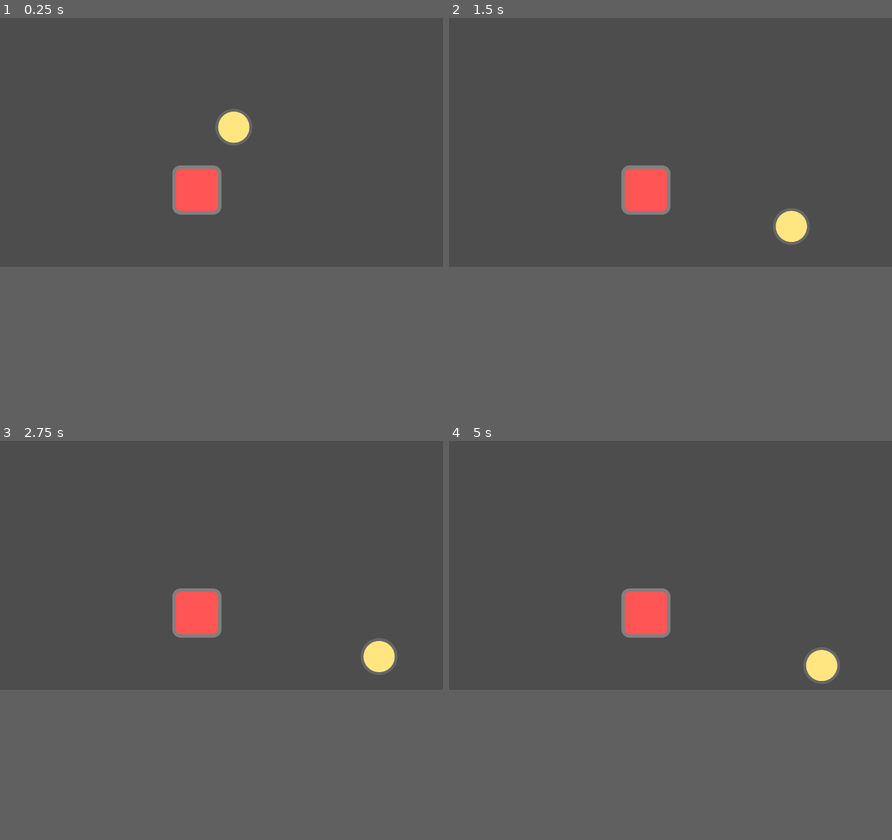
Above: before the commit, frames 1-4 (two rows, left to right).
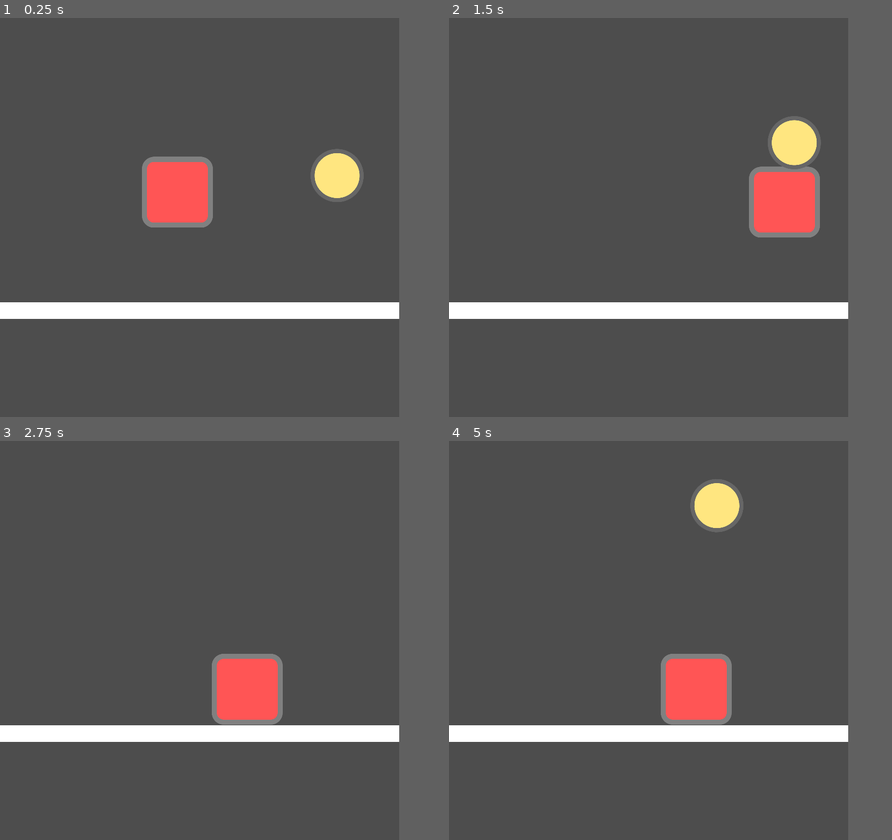
Above: after the commit, the same moments.

Repository: NintenDuck/Volley-Ball_Game
Game: Godot game, scene res://scenes/levels/main.tscn
The game is run twice, just before and just after one commit, with the same random seed, the same clock (stepped at 60 frames per second) and the same inputs.
Inputs:
- Up to frame 1 (0.25 s): no input
- Up to frame 2 (1.5 s): hold D (k_right, bound only after the commit) from 0.53 s (still down); tap W (k_jump, bound only after the commit) at 0.6, 0.77, 1.07, 1.35 s
- Up to frame 3 (2.75 s): tap W (k_jump, bound only after the commit) at 1.52, 1.82, 2.1 s; release D (k_right, bound only after the commit) at 2.03 s; hold A (k_left, bound only after the commit) from 2.03 s (still down)
- Up to frame 4 (5 s): release A (k_left, bound only after the commit) at 2.78 s; hold D (k_right, bound only after the commit) 2.78-4.28 s; tap W (k_jump, bound only after the commit) at 2.85, 3.02, 3.32, 3.6, 3.77, 4.07, 4.35, 4.52, 4.82 s; hold A (k_left, bound only after the commit) from 4.28 s (still down)
In our replay, the window is 799x449 before the commit and 720x720 after it. These sizes can differ from the game's own. Grey fills any space a smaller window leaves; there, only what the larger window draws over its background counts as a difference.

The runs differ from the first frame. In frame 1, 7.8% of the frame differs, in the area x 0-91%, y 22-76%; in frame 2, 9.2%; in frame 3, 8.5%; in frame 4, 9.7%, in the area x 0-91%, y 9-76%.

Commit message:
Add: Basic player movement

Diff:
--- a/project.godot
+++ b/project.godot
@@ -15,6 +15,35 @@
 config/features=PackedStringArray("4.1", "GL Compatibility")
 config/icon="res://icon.svg"
 
+[display]
+
+window/size/viewport_width=720
+window/size/viewport_height=720
+window/stretch/mode="canvas_items"
+
+[input]
+
+k_left={
+"deadzone": 0.5,
+"events": [Object(InputEventKey,"resource_local_to_scene":false,"resource_name":"","device":-1,"window_id":0,"alt_pressed":false,"shift_pressed":false,"ctrl_pressed":false,"meta_pressed":false,"pressed":false,"keycode":0,"physical_keycode":65,"key_label":0,"unicode":97,"echo":false,"script":null)
+]
+}
+k_right={
+"deadzone": 0.5,
+"events": [Object(InputEventKey,"resource_local_to_scene":false,"resource_name":"","device":-1,"window_id":0,"alt_pressed":false,"shift_pressed":false,"ctrl_pressed":false,"meta_pressed":false,"pressed":false,"keycode":0,"physical_keycode":68,"key_label":0,"unicode":100,"echo":false,"script":null)
+]
+}
+k_jump={
+"deadzone": 0.5,
+"events": [Object(InputEventKey,"resource_local_to_scene":false,"resource_name":"","device":-1,"window_id":0,"alt_pressed":false,"shift_pressed":false,"ctrl_pressed":false,"meta_pressed":false,"pressed":false,"keycode":0,"physical_keycode":87,"key_label":0,"unicode":119,"echo":false,"script":null)
+]
+}
+k_pause={
+"deadzone": 0.5,
+"events": [Object(InputEventKey,"resource_local_to_scene":false,"resource_name":"","device":-1,"window_id":0,"alt_pressed":false,"shift_pressed":false,"ctrl_pressed":false,"meta_pressed":false,"pressed":false,"keycode":0,"physical_keycode":4194305,"key_label":0,"unicode":0,"echo":false,"script":null)
+]
+}
+
 [layer_names]
 
 2d_physics/layer_1="player"
--- a/scenes/actors/player.tscn
+++ b/scenes/actors/player.tscn
@@ -1,5 +1,6 @@
-[gd_scene load_steps=3 format=3 uid="uid://db74aeegu3k0q"]
+[gd_scene load_steps=4 format=3 uid="uid://db74aeegu3k0q"]
 
+[ext_resource type="Script" path="res://scripts/player.gd" id="1_8mqji"]
 [ext_resource type="Texture2D" uid="uid://c3uvj4pak0qon" path="res://resources/player.svg" id="1_glgqv"]
 
 [sub_resource type="RectangleShape2D" id="RectangleShape2D_ofle7"]
@@ -7,6 +8,9 @@
 
 [node name="Player" type="CharacterBody2D"]
 collision_mask = 4
+script = ExtResource("1_8mqji")
+spd = 200
+GRAVITY = 10
 
 [node name="CollisionShape2D" type="CollisionShape2D" parent="."]
 position = Vector2(0, -64)
--- a/scenes/levels/main.tscn
+++ b/scenes/levels/main.tscn
@@ -9,7 +9,10 @@
 [node name="Main" type="Node"]
 
 [node name="Player" parent="." instance=ExtResource("1_0yf0w")]
-position = Vector2(512, 512)
+position = Vector2(320, 256)
+spd = 300
+jump_force = 1200
+GRAVITY = 70
 
 [node name="Ball" parent="." instance=ExtResource("2_837ns")]
 position = Vector2(608, 304)
@@ -20,13 +23,20 @@
 collision_mask = 0
 
 [node name="CollisionPolygon2D" type="CollisionPolygon2D" parent="StaticBody2D"]
-polygon = PackedVector2Array(0, 0, 1152, 0, 1152, -32, 0, -32)
+position = Vector2(0, -2432)
+polygon = PackedVector2Array(0, 0, 720, 0, 720, -32, 0, -32)
 
 [node name="CollisionPolygon2D2" type="CollisionPolygon2D" parent="StaticBody2D"]
-polygon = PackedVector2Array(0, 0, -32, 0, -32, 640, 0, 640)
+polygon = PackedVector2Array(0, -2432, -32, -2432, -32, 512, 0, 512)
 
 [node name="CollisionPolygon2D3" type="CollisionPolygon2D" parent="StaticBody2D"]
-polygon = PackedVector2Array(0, 640, 1152, 640, 1152, 672, 0, 672)
+position = Vector2(0, -128)
+polygon = PackedVector2Array(0, 640, 720, 640, 720, 672, 0, 672)
 
 [node name="CollisionPolygon2D4" type="CollisionPolygon2D" parent="StaticBody2D"]
-polygon = PackedVector2Array(1152, 0, 1184, 0, 1184, 640, 1152, 640)
+polygon = PackedVector2Array(720, -2432, 752, -2432, 752, 512, 720, 512)
+
+[node name="Line2D" type="Line2D" parent="."]
+position = Vector2(0, -48)
+points = PackedVector2Array(0, 576, 720, 576)
+width = 30.0
--- /dev/null
+++ b/scripts/player.gd
@@ -0,0 +1,43 @@
+extends CharacterBody2D
+
+@export var spd = 0
+@export var jump_force = 0
+@export var GRAVITY = 0
+
+var dir = 0
+
+
+func _ready() -> void:
+	pass
+
+func _process(delta: float) -> void:
+	move()
+	apply_gravity()
+	check_jump()
+
+
+func move():
+	dir = int( Input.is_action_pressed('k_right') ) - int( Input.is_action_pressed('k_left') )
+
+	if dir != 0:
+		velocity.x = ( spd * dir )
+	else:
+		velocity.x = 0
+
+	move_and_slide()
+
+
+func apply_gravity():
+	if !is_on_floor():
+		velocity.y += GRAVITY
+
+
+func check_jump():
+	if not is_on_floor():return
+
+	if ( Input.is_action_just_pressed('k_jump') ):
+		print("Just jumped!")
+		jump( jump_force )
+
+func jump( force ):
+	velocity.y -= force
